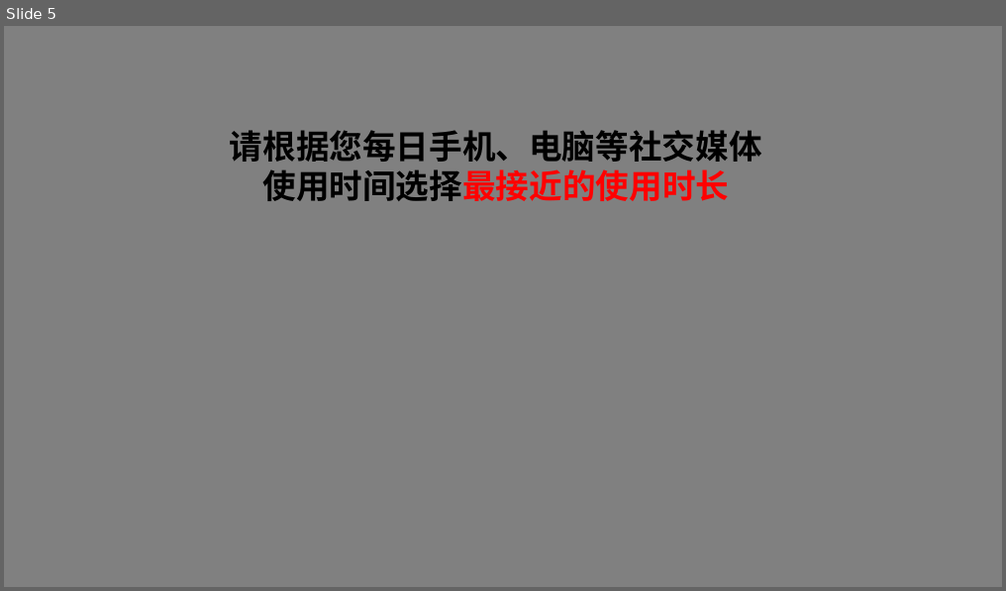
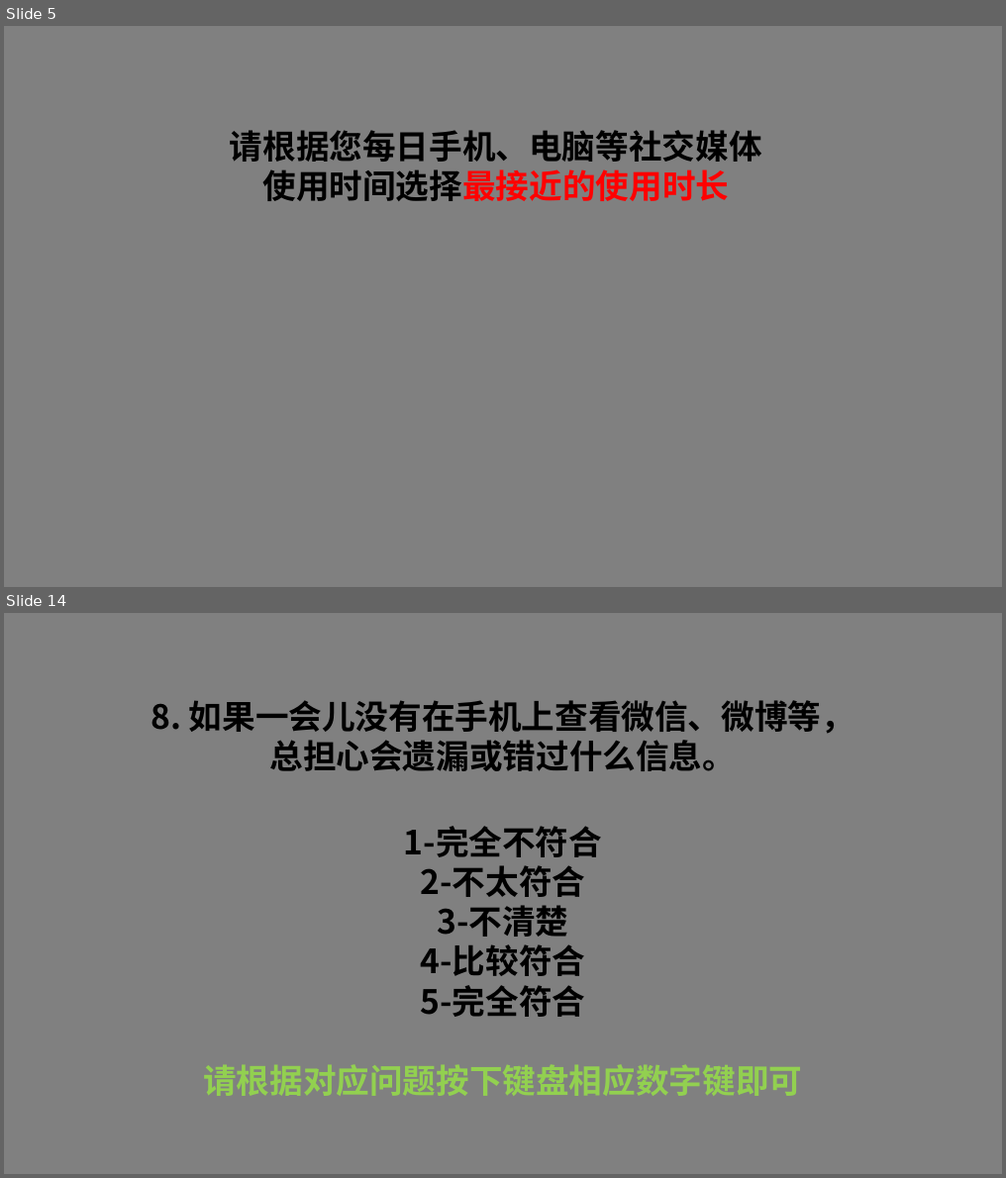
Before and after one commit to Brinks0211/-, a slide deck: document/introduction.pptx. Shown one above the other, each under a label of ours: slide 5 before the commit, slides 5 and 14 after it; the slides between them are not shown. The pictures are 1006x591 and 1006x1178 pixels, drawn with LibreOffice and Linux fonts; fonts in the diff are those of the drawing. Boxes give left, top, right and bottom in pixels: in the first picture for what was removed or moved away, otherwise in the second. Text is boxed around its words. In the diff, an @@ line names an element or a change of style, - is before the commit and + after.

```diff
--- a/document/introduction.pptx
+++ b/document/introduction.pptx
@@ slide 14 added at (4,613,1002,1174), background #808080 @@
@@ text added at (151,700,854,771), 32 pt, text #000000, bold @@
+8. 如果一会儿没有在手机上查看微信、微博等，
+总担心会遗漏或错过什么信息。
@@ text added at (203,826,802,1096), 32 pt, text #000000, bold @@
+1-完全不符合
+2-不太符合
+3-不清楚
+4-比较符合
+5-完全符合
+请根据对应问题按下键盘相应数字键即可
```
Also in this commit, not shown: 1 slide changed, 15 other slides added, 7 other files.
